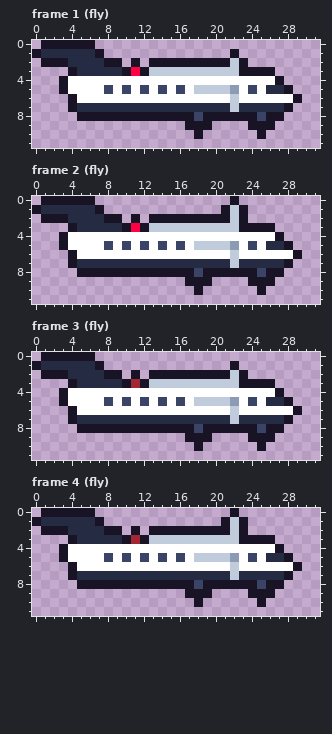
Two states of a pixel-art file, art/ambient/ambient-turboprop.aseprite. The first picture shows the starting point.
32x12 pixels, 4 frames. Shown: frame 1 (fly), frame 2 (fly), frame 3 (fly), frame 4 (fly).
After:
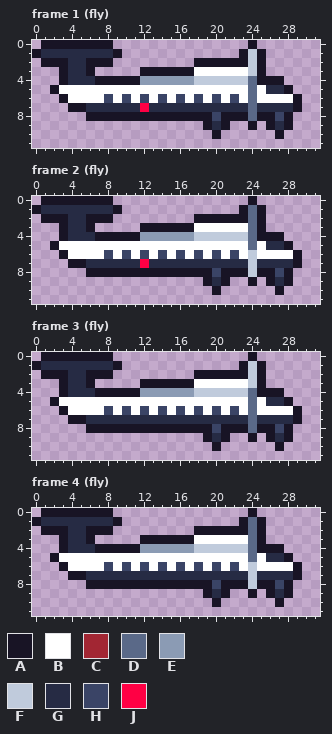
Palette (. is transparent): A #181425  B #ffffff  C #a22633  D #5a6988  E #8b9bb4  F #c0cbdc  G #262b44  H #3a4466  J #ff0044
The edit:
Frame 1 (fly):
y 0: x 7..8 .. -> AA; x 24 . -> A
y 1: x 7..9 A.. -> GGA; x 22..25 A... -> .AFA
y 2: x 6..7 GG -> AA; x 9 A -> .; x 11 A -> .; x 13..17 AAAAA -> .....; x 22 F -> A; x 24..25 .. -> FA
y 3: x 3..4 .A -> AG; x 6..11 GGGGAJ -> A.....; x 13..24 FFFFFFFFFFAA -> AAAAABBBBBBF; x 26 A -> .
y 4: x 4..26 BBBBBBBBBBBBBBBBBBBBBBB -> GGGAAAAAEEEEEEFFFFFFDAA
y 5: x 2..3 .A -> AB; x 8 H -> B; x 10 H -> B; x 12 H -> B; x 14 H -> B; x 16 H -> B; x 18..22 FFFFE -> BBBBB; x 24 H -> D
y 6: x 3..4 .A -> AB; x 8 B -> H; x 10 B -> H; x 12 B -> H; x 14 B -> H; x 16 B -> H; x 18 B -> H; x 20 B -> H; x 22 F -> H; x 24 B -> D
y 7: x 5 G -> A; x 12 G -> J; x 22 F -> G; x 24 G -> D; x 28..29 A. -> GA
y 8: x 5 A -> .; x 18 H -> A; x 20 A -> H; x 24..25 AH -> DA; x 27..28 A. -> HA
y 9: x 17..18 AA -> ..; x 20..21 .. -> GA; x 25 A -> .; x 27..28 .. -> GA
y 10: x 18 A -> .; x 20 . -> A; x 25 A -> .; x 27 . -> A
Frame 2 (fly):
y 0: x 7..8 .. -> AA; x 22 A -> .; x 24 . -> A
y 1: x 7..9 A.. -> GGA; x 21..22 AF -> ..; x 24..25 .. -> DA
y 2: x 6..7 GG -> AA; x 9 A -> .; x 11 A -> .; x 13..17 AAAAA -> .....; x 22 F -> A; x 24..25 .. -> DA
y 3: x 3..4 .A -> AG; x 6..11 GGGGAJ -> A.....; x 13..24 FFFFFFFFFFAA -> AAAAABBBBBBD; x 26 A -> .
y 4: x 4..26 BBBBBBBBBBBBBBBBBBBBBBB -> GGGAAAAAEEEEEEFFFFFFDAA
y 5: x 2..3 .A -> AB; x 8 H -> B; x 10 H -> B; x 12 H -> B; x 14 H -> B; x 16 H -> B; x 18..22 FFFFE -> BBBBB; x 24 H -> D
y 6: x 3..4 .A -> AB; x 8 B -> H; x 10 B -> H; x 12 B -> H; x 14 B -> H; x 16 B -> H; x 18 B -> H; x 20 B -> H; x 22 F -> H; x 24 B -> F
y 7: x 5 G -> A; x 12 G -> J; x 22 F -> G; x 24 G -> F; x 28..29 A. -> GA
y 8: x 5 A -> .; x 18 H -> A; x 20 A -> H; x 24..25 AH -> FA; x 27..28 A. -> HA
y 9: x 17..18 AA -> ..; x 20..21 .. -> GA; x 25 A -> .; x 27..28 .. -> GA
y 10: x 18 A -> .; x 20 . -> A; x 25 A -> .; x 27 . -> A
Frame 3 (fly):
y 0: x 7..8 .. -> AA; x 24 . -> A
y 1: x 7..9 A.. -> GGA; x 22..25 A... -> .AFA
y 2: x 6..7 GG -> AA; x 9 A -> .; x 11 A -> .; x 13..17 AAAAA -> .....; x 22 F -> A; x 24..25 .. -> FA
y 3: x 3..4 .A -> AG; x 6..11 GGGGAC -> A.....; x 13..24 FFFFFFFFFFAA -> AAAAABBBBBBF; x 26 A -> .
y 4: x 4..26 BBBBBBBBBBBBBBBBBBBBBBB -> GGGAAAAAEEEEEEFFFFFFDAA
y 5: x 2..3 .A -> AB; x 8 H -> B; x 10 H -> B; x 12 H -> B; x 14 H -> B; x 16 H -> B; x 18..22 FFFFE -> BBBBB; x 24 H -> D
y 6: x 3..4 .A -> AB; x 8 B -> H; x 10 B -> H; x 12 B -> H; x 14 B -> H; x 16 B -> H; x 18 B -> H; x 20 B -> H; x 22 F -> H; x 24 B -> D
y 7: x 5 G -> A; x 22 F -> G; x 24 G -> D; x 28..29 A. -> GA
y 8: x 5 A -> .; x 18 H -> A; x 20 A -> H; x 24..25 AH -> DA; x 27..28 A. -> HA
y 9: x 17..18 AA -> ..; x 20..21 .. -> GA; x 25 A -> .; x 27..28 .. -> GA
y 10: x 18 A -> .; x 20 . -> A; x 25 A -> .; x 27 . -> A
Frame 4 (fly):
y 0: x 7..8 .. -> AA; x 22 A -> .; x 24 . -> A
y 1: x 7..9 A.. -> GGA; x 21..22 AF -> ..; x 24..25 .. -> DA
y 2: x 6..7 GG -> AA; x 9 A -> .; x 11 A -> .; x 13..17 AAAAA -> .....; x 22 F -> A; x 24..25 .. -> DA
y 3: x 3..4 .A -> AG; x 6..11 GGGGAC -> A.....; x 13..24 FFFFFFFFFFAA -> AAAAABBBBBBD; x 26 A -> .
y 4: x 4..26 BBBBBBBBBBBBBBBBBBBBBBB -> GGGAAAAAEEEEEEFFFFFFDAA
y 5: x 2..3 .A -> AB; x 8 H -> B; x 10 H -> B; x 12 H -> B; x 14 H -> B; x 16 H -> B; x 18..22 FFFFE -> BBBBB; x 24 H -> D
y 6: x 3..4 .A -> AB; x 8 B -> H; x 10 B -> H; x 12 B -> H; x 14 B -> H; x 16 B -> H; x 18 B -> H; x 20 B -> H; x 22 F -> H; x 24 B -> F
y 7: x 5 G -> A; x 22 F -> G; x 24 G -> F; x 28..29 A. -> GA
y 8: x 5 A -> .; x 18 H -> A; x 20 A -> H; x 24..25 AH -> FA; x 27..28 A. -> HA
y 9: x 17..18 AA -> ..; x 20..21 .. -> GA; x 25 A -> .; x 27..28 .. -> GA
y 10: x 18 A -> .; x 20 . -> A; x 25 A -> .; x 27 . -> A
Where, in picture pixels (left, top, right, bottom), the same in both pictures:
changed: (50, 40, 302, 139)
changed: (50, 196, 302, 295)
changed: (50, 352, 302, 451)
changed: (50, 508, 302, 607)
